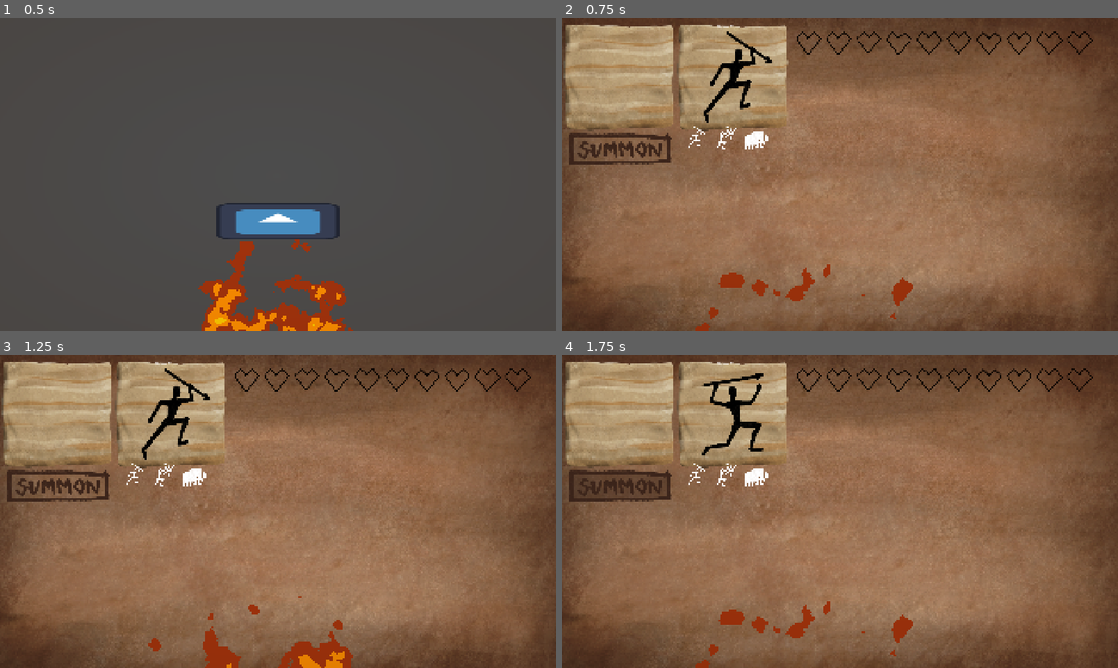
Above: before the commit, frames 1-4 (two rows, left to right).
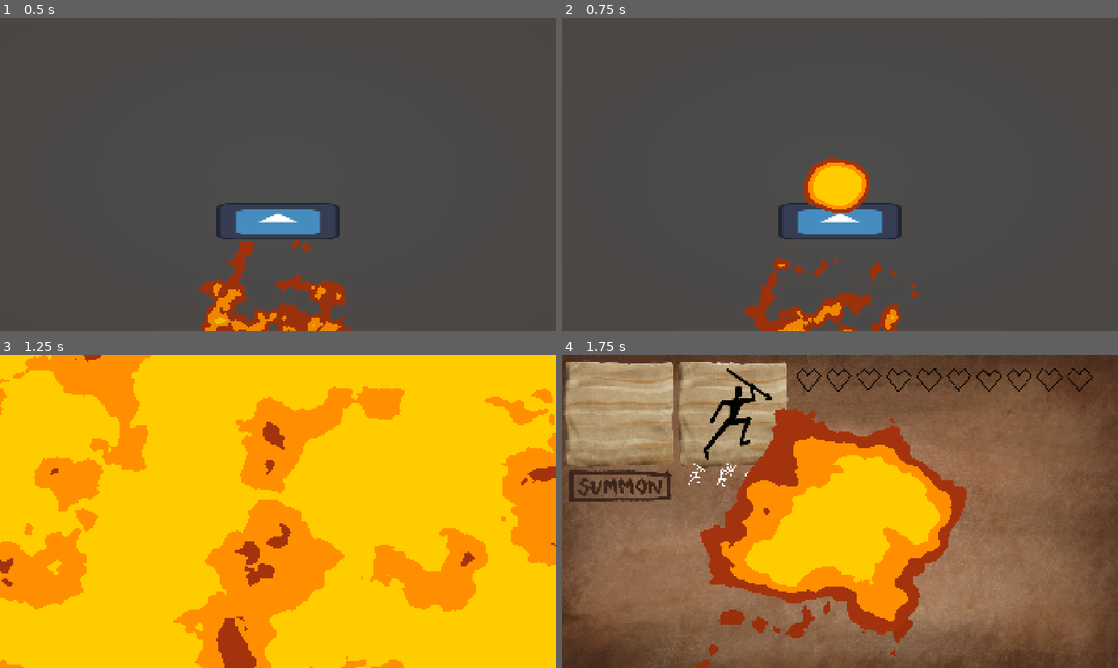
Above: after the commit, the same moments.

Repository: RNSF/ldjam-60
Game: Godot game, scene res://master_scene.tscn
The game is run twice, just before and just after one commit, with the same random seed, the same clock (stepped at 60 frames per second) and the same inputs. Before the commit the project starts from res://scenes/start_scene.tscn. The engine's default icon, where the game draws it, is replaced by a stand-in: a white triangle on a blue panel in a dark square. Sound files missing from this copy of the repository are replaced by a short silence.
Inputs (mouse positions are in pixels of both pictures, inside the frame that each line leads up to; where the layout moved, square brackets give the same spot in the first picture):
- Up to frame 1 (0.5 s): no input
- Up to frame 2 (0.75 s): click (840, 221) at 0.5 s
- Up to frame 3 (1.25 s): no input
- Up to frame 4 (1.75 s): click (840, 558) [623, 489] at 1.25 s

Frame 1 is identical in both runs. In frame 2, 100% of the frame differs, in the area x 0-100%, y 0-100%; in frame 3, 100%; in frame 4, 23%.

Commit message:
fire transition

Diff:
--- /dev/null
+++ b/master_scene.gd
@@ -0,0 +1,31 @@
+class_name MasterScene
+extends Node
+
+
+
+var next_scene : String
+
+@onready var current_scene := $CurrentScene
+
+
+func _ready() -> void:
+	next_scene = "res://scenes/start_scene.tscn"
+	goto_scene()
+	Global.master_scene = self
+
+func start_transition(target_scene: String) -> void:
+	if $CanvasLayer/FireTransition/AnimationPlayer.is_playing(): return
+	next_scene = target_scene
+	$CanvasLayer/FireTransition.start_transition()
+
+
+func _on_fire_transition_transition() -> void:
+	goto_scene()
+
+
+func goto_scene() -> void:
+	for child in current_scene.get_children():
+		current_scene.remove_child(child)
+
+	var packed_scene : PackedScene = load(next_scene)
+	current_scene.add_child(packed_scene.instantiate())
--- /dev/null
+++ b/master_scene.tscn
@@ -0,0 +1,15 @@
+[gd_scene format=3 uid="uid://cqfm87hi6xyc5"]
+
+[ext_resource type="PackedScene" uid="uid://cf21ju4yvlhkt" path="res://scenes/fire_transition.tscn" id="1_40lka"]
+[ext_resource type="Script" uid="uid://dvs460eem6yp0" path="res://master_scene.gd" id="1_mee4f"]
+
+[node name="MasterScene" type="Node" unique_id=662208865]
+script = ExtResource("1_mee4f")
+
+[node name="CurrentScene" type="Node" parent="." unique_id=391786307]
+
+[node name="CanvasLayer" type="CanvasLayer" parent="." unique_id=546302478]
+
+[node name="FireTransition" parent="CanvasLayer" unique_id=724411047 instance=ExtResource("1_40lka")]
+
+[connection signal="transition" from="CanvasLayer/FireTransition" to="." method="_on_fire_transition_transition"]
--- a/project.godot
+++ b/project.godot
@@ -11,7 +11,7 @@
 [application]
 
 config/name="LDJAM 60"
-run/main_scene="uid://v1etrrcq8u4i"
+run/main_scene="uid://cqfm87hi6xyc5"
 config/features=PackedStringArray("4.7", "GL Compatibility")
 config/icon="res://icon.svg"
 
--- /dev/null
+++ b/scenes/fire_transition.gd
@@ -0,0 +1,14 @@
+extends Sprite2D
+
+
+signal transition
+
+
+
+
+func start_transition() -> void:
+	$AnimationPlayer.play("Transition")
+
+
+func do_transition() -> void:
+	transition.emit()
--- a/scenes/fire_transition.tscn
+++ b/scenes/fire_transition.tscn
@@ -2,6 +2,8 @@
 
 [ext_resource type="Shader" uid="uid://32kfdk55cxtr" path="res://scenes/fire.gdshader" id="1_rtisj"]
 [ext_resource type="Texture2D" uid="uid://cl0w2b1rbgid4" path="res://icon.svg" id="2_jo0g0"]
+[ext_resource type="Script" uid="uid://ongeai5o2cbl" path="res://scenes/fire_transition.gd" id="3_0enwo"]
+[ext_resource type="AudioStream" uid="uid://bodsxjiytndrf" path="res://audio/sounds/fire_transition.wav" id="3_jo0g0"]
 
 [sub_resource type="Gradient" id="Gradient_0enwo"]
 
@@ -20,8 +22,90 @@
 shader_parameter/darker_color = Color(0.64, 0.2, 0.05, 1)
 shader_parameter/spread = 0.0
 
+[sub_resource type="Animation" id="Animation_0enwo"]
+length = 0.001
+tracks/0/type = "value"
+tracks/0/imported = false
+tracks/0/enabled = true
+tracks/0/path = NodePath(".:material:shader_parameter/spread")
+tracks/0/interp = 1
+tracks/0/loop_wrap = true
+tracks/0/keys = {
+"times": PackedFloat32Array(0),
+"transitions": PackedFloat32Array(1),
+"update": 0,
+"values": [0.0]
+}
+tracks/1/type = "value"
+tracks/1/imported = false
+tracks/1/enabled = true
+tracks/1/path = NodePath("AudioStreamPlayer:playing")
+tracks/1/interp = 1
+tracks/1/loop_wrap = true
+tracks/1/keys = {
+"times": PackedFloat32Array(0),
+"transitions": PackedFloat32Array(1),
+"update": 1,
+"values": [false]
+}
+
+[sub_resource type="Animation" id="Animation_g2kg3"]
+resource_name = "Transition"
+length = 1.5
+tracks/0/type = "value"
+tracks/0/imported = false
+tracks/0/enabled = true
+tracks/0/path = NodePath(".:material:shader_parameter/spread")
+tracks/0/interp = 2
+tracks/0/loop_wrap = true
+tracks/0/keys = {
+"times": PackedFloat32Array(0, 0.7, 1.5),
+"transitions": PackedFloat32Array(1, 1, 1),
+"update": 0,
+"values": [0.0, 0.70000003325, 0.0]
+}
+tracks/1/type = "value"
+tracks/1/imported = false
+tracks/1/enabled = true
+tracks/1/path = NodePath("AudioStreamPlayer:playing")
+tracks/1/interp = 1
+tracks/1/loop_wrap = true
+tracks/1/keys = {
+"times": PackedFloat32Array(0),
+"transitions": PackedFloat32Array(1),
+"update": 1,
+"values": [true]
+}
+tracks/2/type = "method"
+tracks/2/imported = false
+tracks/2/enabled = true
+tracks/2/path = NodePath(".")
+tracks/2/interp = 1
+tracks/2/loop_wrap = true
+tracks/2/keys = {
+"times": PackedFloat32Array(0.7),
+"transitions": PackedFloat32Array(1),
+"values": [{
+"args": [],
+"method": &"do_transition"
+}]
+}
+
+[sub_resource type="AnimationLibrary" id="AnimationLibrary_f55hw"]
+_data = {
+&"RESET": SubResource("Animation_0enwo"),
+&"Transition": SubResource("Animation_g2kg3")
+}
+
 [node name="FireTransition" type="Sprite2D" unique_id=724411047]
 material = SubResource("ShaderMaterial_6w0u0")
 position = Vector2(949, 575)
 scale = Vector2(23.136719, 19.748047)
 texture = ExtResource("2_jo0g0")
+script = ExtResource("3_0enwo")
+
+[node name="AudioStreamPlayer" type="AudioStreamPlayer" parent="." unique_id=1479064130]
+stream = ExtResource("3_jo0g0")
+
+[node name="AnimationPlayer" type="AnimationPlayer" parent="." unique_id=1054193733]
+libraries/ = SubResource("AnimationLibrary_f55hw")
--- a/scenes/global.gd
+++ b/scenes/global.gd
@@ -1,4 +1,5 @@
 extends Node
+
 
 signal wave_started(wave_number: int)
 
@@ -6,7 +7,7 @@
 var texture_cache : Array[Texture2D]
 var did_win := false
 var hit_text : HitText
-
+var master_scene : MasterScene
 
 func shake_camera(amount: float) -> void:
 	if is_instance_valid(camera):
@@ -18,14 +19,14 @@
 
 
 func reset_game():
-	get_tree().change_scene_to_file("res://scenes/game.tscn")
+	master_scene.start_transition("res://scenes/game.tscn")
 	did_win = false
 	texture_cache.clear()
 
 
 func go_to_end_screen(new_did_win: bool):
 	did_win = new_did_win
-	get_tree().change_scene_to_file("res://scenes/end_scene.tscn")
+	master_scene.start_transition("res://scenes/end_scene.tscn")
 
 
 func update_wave(new_wave: int) -> void:
Not shown, added: master_scene.gd.uid
Not shown: 2 places in scenes/beast_unit.tscn that only renumber resources
Not shown, added: scenes/fire_transition.gd.uid
